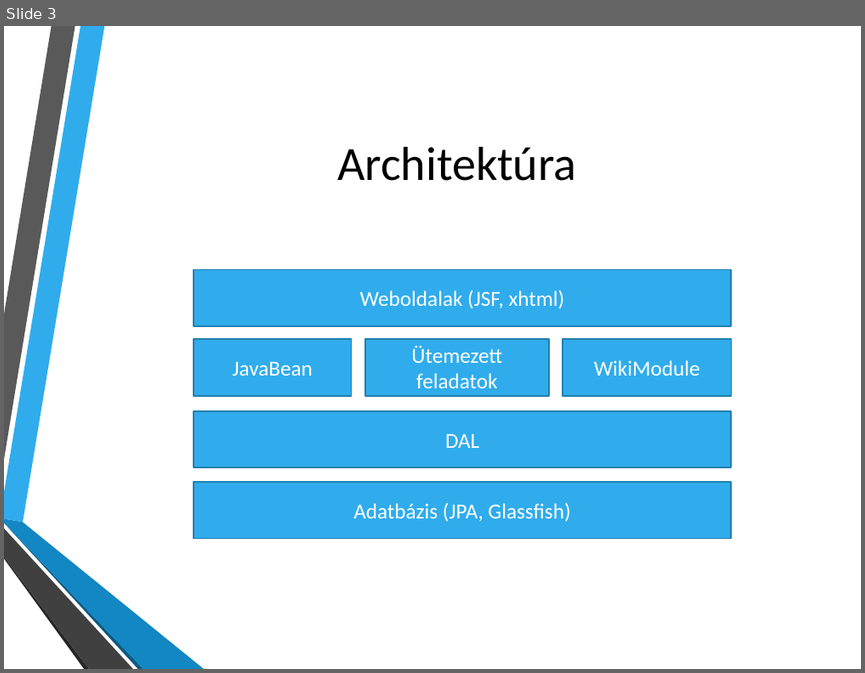
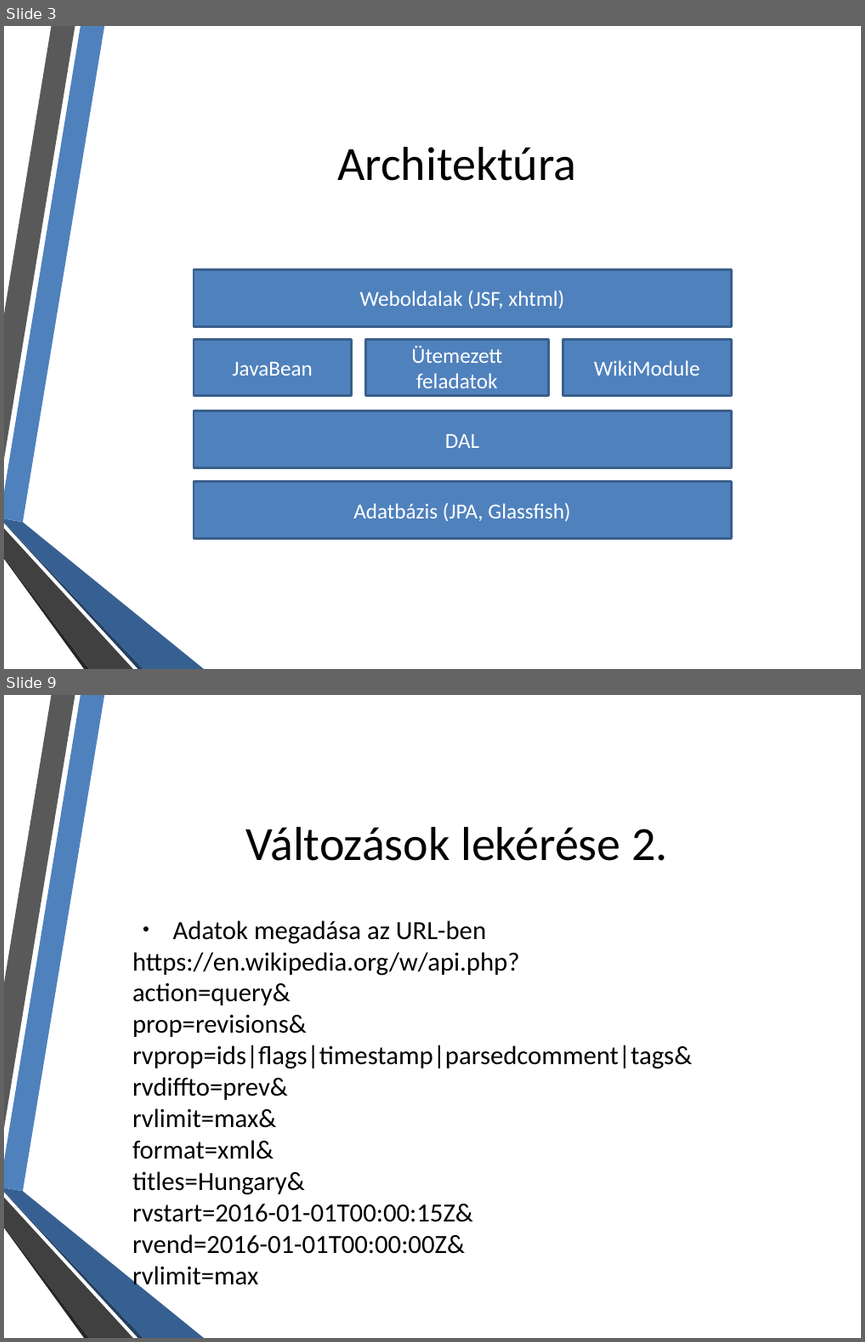
Before and after one commit to ldmnyblzs/FolloWiki, a slide deck: doc/FolloWiki.pptx. Shown one above the other, each under a label of ours: slide 3 before the commit, slides 3 and 9 after it; the slides between them are not shown. The pictures are 865x673 and 865x1342 pixels, drawn with LibreOffice and Linux fonts; fonts in the diff are those of the drawing; background and template pictures are left out. Boxes give left, top, right and bottom in pixels: in the first picture for what was removed or moved away, otherwise in the second. Text is boxed around its words. In the diff, an @@ line names an element or a change of style, - is before the commit and + after.

```diff
--- a/doc/FolloWiki.pptx
+++ b/doc/FolloWiki.pptx
@@ slide 9 added at bbox=[4, 695, 861, 1338], background picture (left out); not listed: 6 template elements that a slide beside it also shows @@
@@ text added at bbox=[246, 827, 667, 861], 40 pt, text #000000 @@
+Változások lekérése 2.
@@ text added at bbox=[132, 920, 692, 1291], 22 pt, text #000000 @@
+● Adatok megadása az URL-ben
+https://en.wikipedia.org/w/api.php?
+action=query&
+prop=revisions&
+rvprop=ids|flags|timestamp|parsedcomment|tags&
+rvdiffto=prev&
+rvlimit=max&
+format=xml&
+titles=Hungary&
+rvstart=2016-01-01T00:00:15Z&
+rvend=2016-01-01T00:00:00Z&
+rvlimit=max
@@ slide 3 changed as well @@
@@ freeform shape at bbox=[4, 26, 104, 522]: fill #30ACEC to #4F81BD @@
@@ fill #30ACEC to #4F81BD; outline #247FAF 1.25 pt to #3A5F8C 2 pt in 6 elements at bbox=[194, 482, 731, 539], bbox=[194, 411, 731, 467], bbox=[365, 339, 549, 395], bbox=[562, 339, 732, 395], bbox=[194, 269, 731, 326], bbox=[194, 339, 351, 395] @@
@@ freeform shape at bbox=[4, 522, 143, 669]: fill #0C5A82 to #254061 @@
@@ freeform shape at bbox=[4, 519, 204, 669]: fill #1287C3 to #376092 @@
```
Also in this commit, not shown: 6 other slides changed, 4 other slides added, 1 slide removed.
